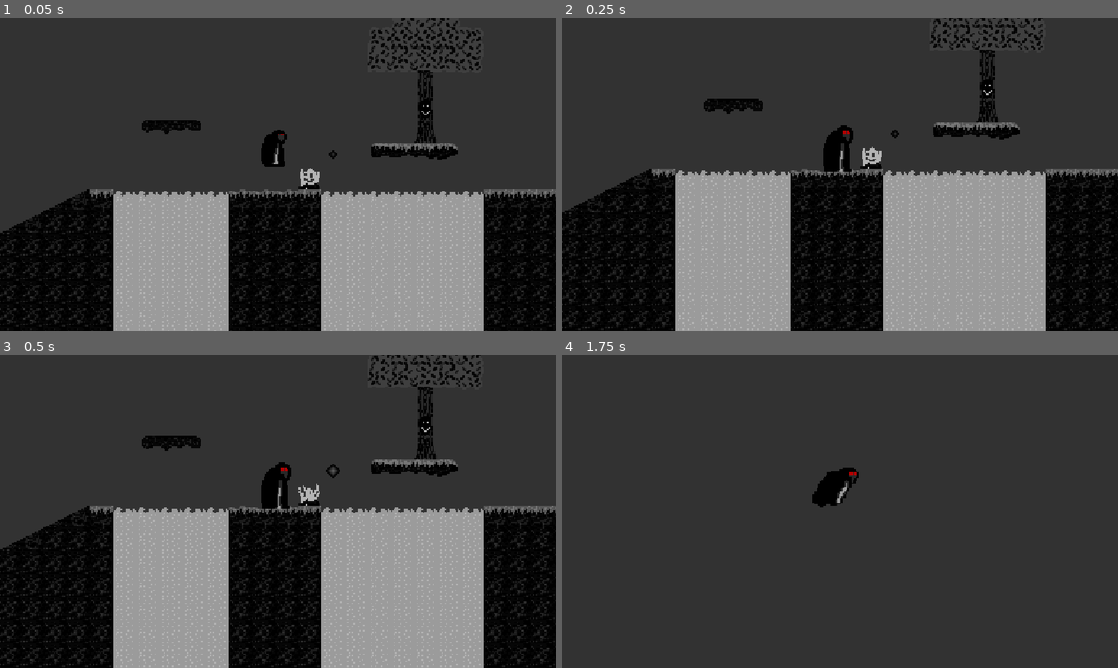
Above: before the commit, frames 1-4 (two rows, left to right).
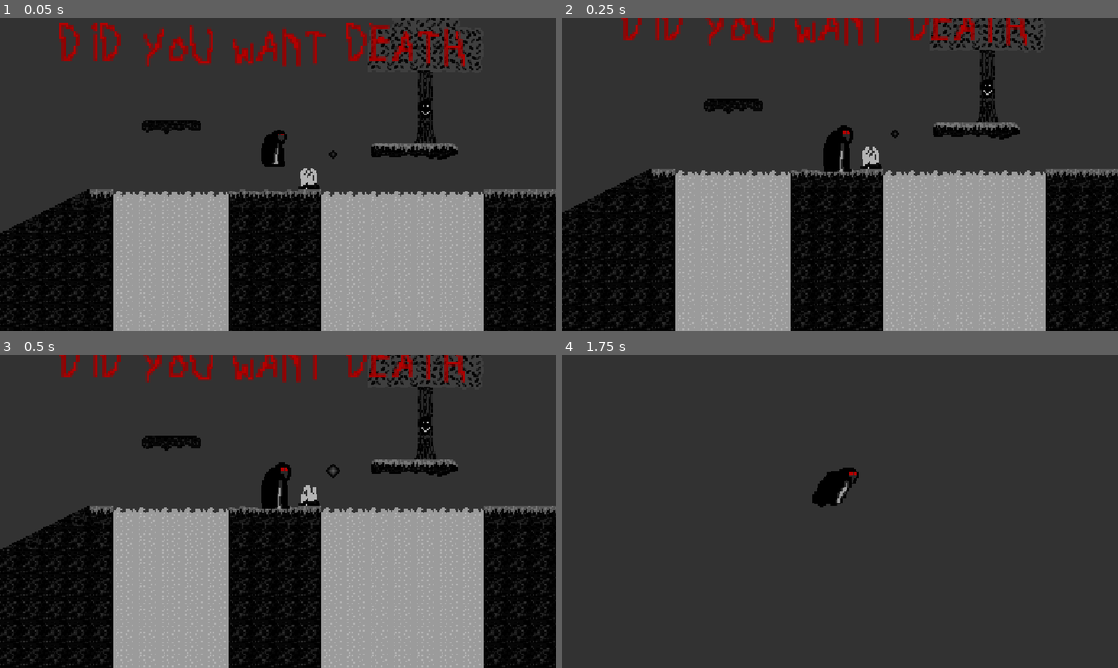
Above: after the commit, the same moments.

Repository: Joasvandeloo/Godot-horror
Game: Godot game, scene res://level_1.tscn
The game is run twice, just before and just after one commit, with the same random seed, the same clock (stepped at 60 frames per second) and the same inputs.
Inputs:
- Up to frame 1 (0.05 s): no input
- Up to frame 2 (0.25 s): no input
- Up to frame 3 (0.5 s): no input
- Up to frame 4 (1.75 s): hold Right (RIGHT) from 0.53 s (still down); tap Space (JUMP) at 0.77, 1.52 s

The runs differ from the first frame. In frame 1, 2.9% of the frame differs, in the area x 10-84%, y 1-53%; in frame 2, 2.0%; in frame 3, 2.0%; in frame 4, nothing differs.

Commit message:
added font

Diff:
--- a/horror-game/level_1.tscn
+++ b/horror-game/level_1.tscn
@@ -3,6 +3,7 @@
 [ext_resource type="Texture2D" uid="uid://c2riv04g2ks72" path="res://textures/textures.png" id="1_3hls8"]
 [ext_resource type="Texture2D" uid="uid://b5d18orfjaseb" path="res://textures/Character.png" id="2_hbghi"]
 [ext_resource type="Script" uid="uid://c5t0f5mni4yid" path="res://PlayerController.gd" id="2_hn12h"]
+[ext_resource type="FontFile" uid="uid://cwgmc12w36a8a" path="res://textures/pixelHorror.ttf" id="4_ihfcg"]
 
 [sub_resource type="PhysicsMaterial" id="PhysicsMaterial_hbghi"]
 
@@ -1026,6 +1027,10 @@
 volumetric_fog_density = 0.6495
 volumetric_fog_emission_energy = 0.0
 
+[sub_resource type="LabelSettings" id="LabelSettings_7cqwe"]
+font = ExtResource("4_ihfcg")
+font_color = Color(1, 0, 0, 1)
+
 [node name="Level1" type="Node2D" unique_id=783443556]
 
 [node name="TileMapLayer" type="TileMapLayer" parent="." unique_id=135691801]
@@ -1059,3 +1064,11 @@
 
 [node name="WorldEnvironment" type="WorldEnvironment" parent="." unique_id=400557634]
 environment = SubResource("Environment_7cqwe")
+
+[node name="Label" type="Label" parent="." unique_id=1251533787]
+offset_left = -151.0
+offset_top = -100.0
+offset_right = 131.0
+offset_bottom = -77.0
+text = "did  you  want  death"
+label_settings = SubResource("LabelSettings_7cqwe")
Binary file added: horror-game/textures/pixelHorror.ttf
Not shown, added: horror-game/textures/pixelHorror.ttf.import
Not shown, added: horror platformer/Font.pxo
